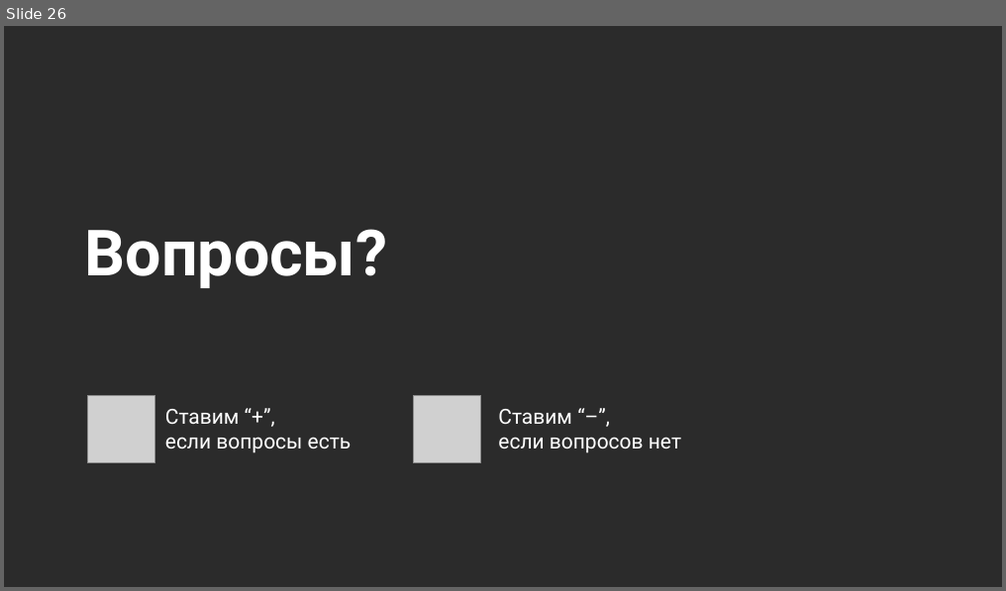
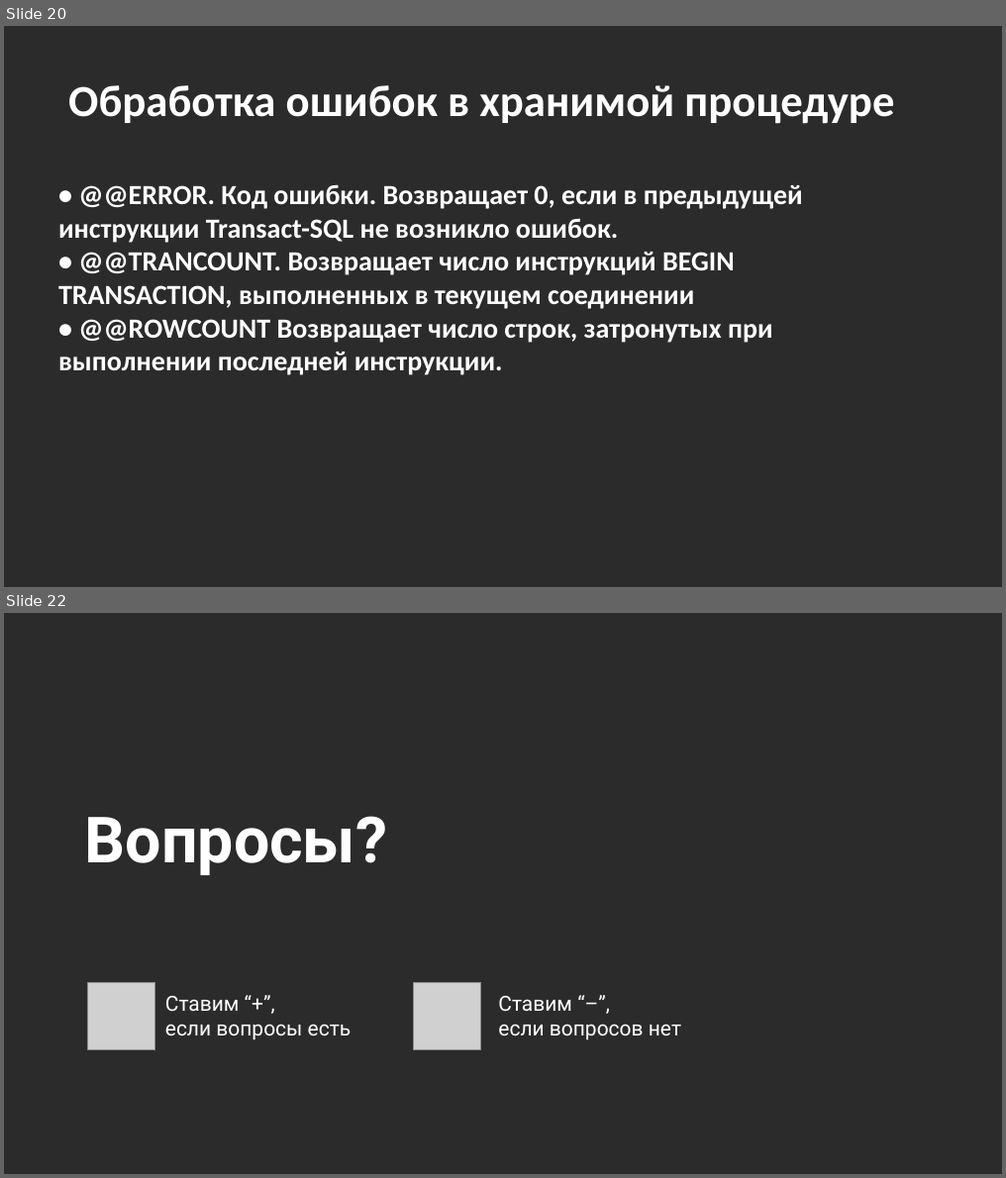
Before and after one commit to MarinaPaley/OTUS, a slide deck: Программирование.pptx. Shown one above the other, each under a label of ours: slide 26 before the commit, slides 20 and 22 after it; the slides between them are not shown. The pictures are 1006x591 and 1006x1178 pixels, drawn with LibreOffice and Linux fonts; fonts in the diff are those of the drawing; grey boxes stand for pictures; background and template pictures are left out; a plain dark background stands for a picture behind light text. Boxes give left, top, right and bottom in pixels: in the first picture for what was removed or moved away, otherwise in the second. Text is boxed around its words. In the diff, an @@ line names an element or a change of style, - is before the commit and + after.

```diff
--- a/Программирование.pptx
+++ b/Программирование.pptx
@@ slide 20 added at box(4, 26, 1002, 587), background picture (left out) @@
@@ title added at box(68, 85, 894, 124), 32 pt, text #FFFFFF, bold @@
+Обработка ошибок в хранимой процедуре
@@ text added at box(58, 184, 803, 375), 20 pt, text #FFFFFF, bold @@
+• @@ERROR. Код ошибки. Возвращает 0, если в предыдущей
+инструкции Transact-SQL не возникло ошибок.
+• @@TRANCOUNT. Возвращает число инструкций BEGIN
+TRANSACTION, выполненных в текущем соединении
+• @@ROWCOUNT Возвращает число строк, затронутых при
+выполнении последней инструкции.
@@ what was slide 26 is now slide 22 @@
```
Also in this commit, not shown: 2 slides changed, 16 other slides added, 21 slides removed.
